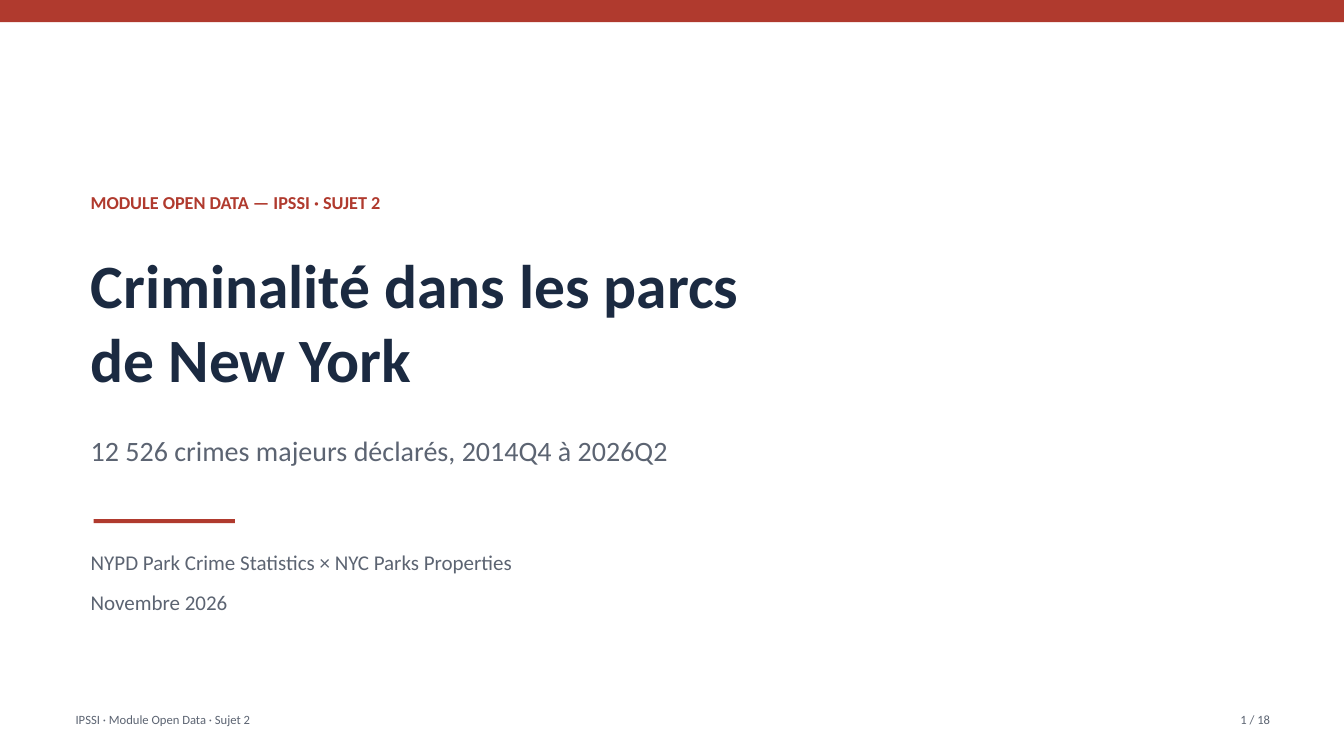
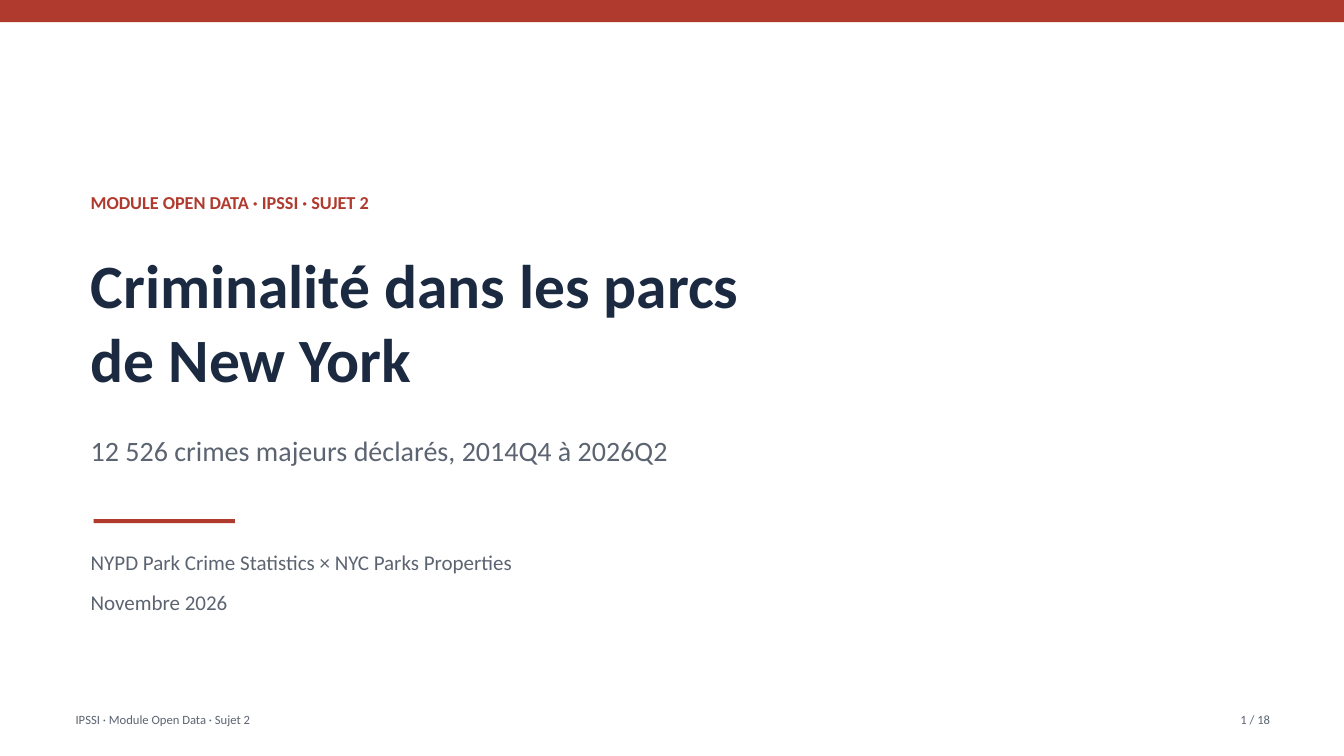
Before and after one commit to fayesarah555/NYC-Crime, a slide deck: slide 1 of presentation/nyc_crime_deck.pptx. Drawn at 1344x756 pixels with LibreOffice and Linux fonts; fonts in the diff are those of the drawing. Boxes give left, top, right and bottom in pixels: in the first picture for what was removed or moved away, otherwise in the second. Text is boxed around its words. In the diff, an @@ line names an element or a change of style, - is before the commit and + after.

```diff
--- a/presentation/nyc_crime_deck.pptx
+++ b/presentation/nyc_crime_deck.pptx
@@ text at box(91, 197, 369, 209): text changed @@
-MODULE OPEN DATA — IPSSI · SUJET 2
+MODULE OPEN DATA · IPSSI · SUJET 2
```
Also in this commit, not shown: 4 other slides changed, 13 other files.
